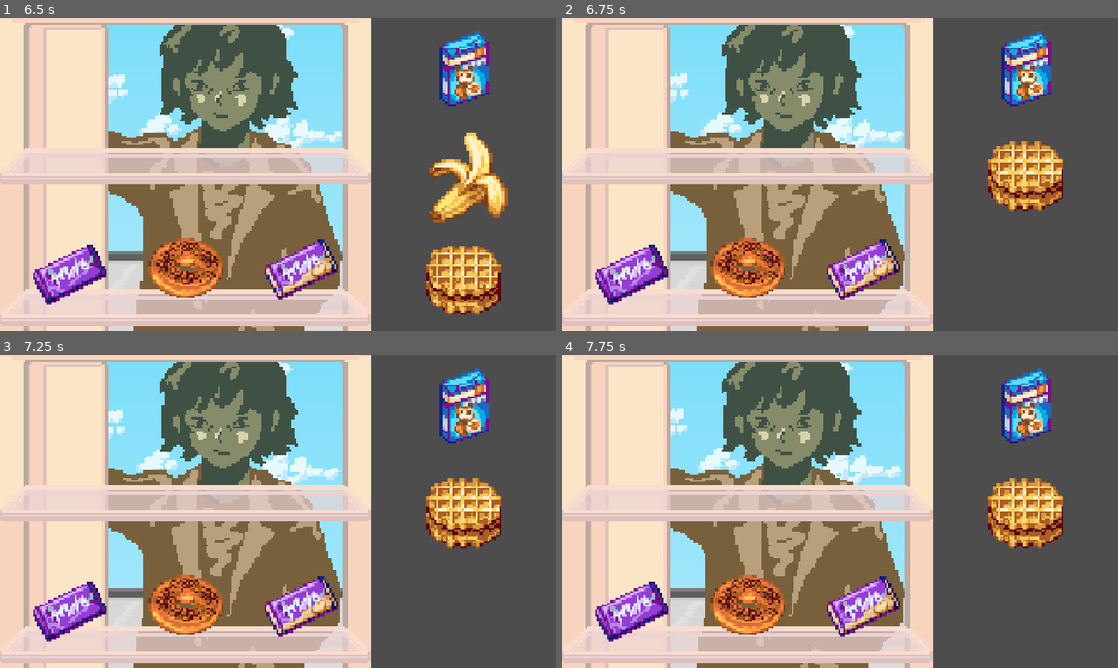
Above: before the commit, frames 1-4 (two rows, left to right).
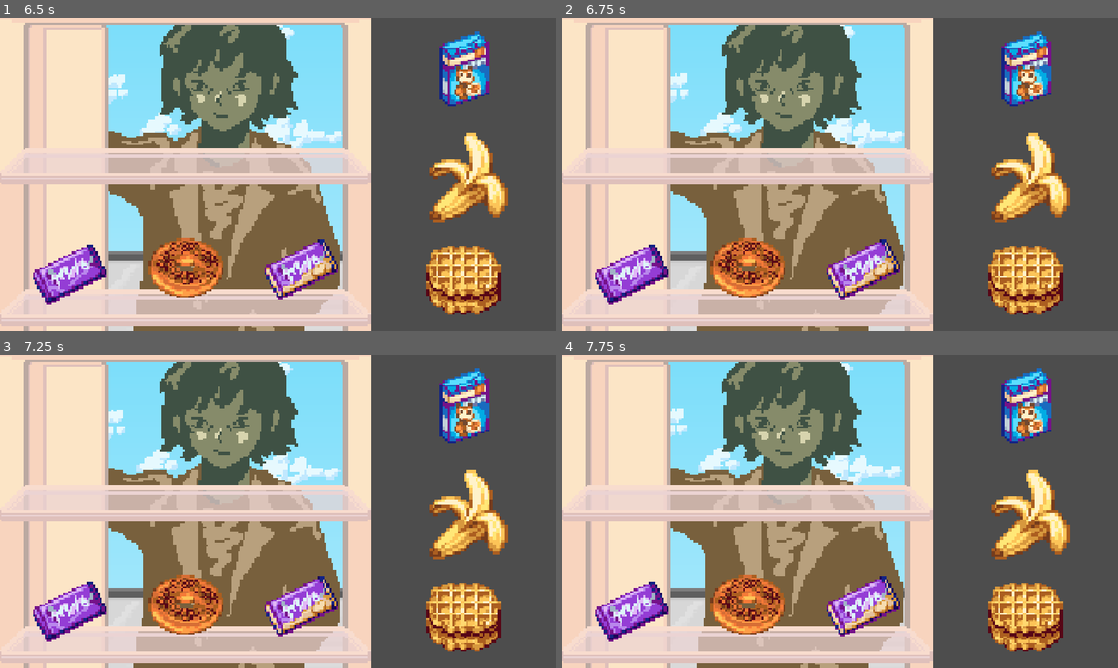
Above: after the commit, the same moments.

Repository: terebigeemu/usydjam
Game: Godot game, scene res://scenes/fridge.tscn
The game is run twice, just before and just after one commit, with the same random seed, the same clock (stepped at 60 frames per second) and the same inputs. This scene is started directly instead of the project's main scene.
Inputs (mouse positions are in pixels of both pictures, inside the frame that each line leads up to):
- Up to frame 1 (6.5 s): drag from (77, 130) to (294, 130) at 0.52 s; tap Enter at 1.25, 2.75, 5.75 s; drag from (183, 130) to (72, 271) at 1.27 s; tap Space at 2, 4.25 s; move the mouse to (294, 130) at 2.02 s; click (294, 130) at 2.17 s; drag from (72, 271) to (183, 130) at 2.77 s; drag from (183, 271) to (294, 130) at 3.52 s; drag from (294, 271) to (294, 130) at 4.27 s; move the mouse to (461, 68) at 5.02 s; click (461, 68) at 5.17 s; drag from (461, 174) to (72, 271) at 5.77 s
- Up to frame 2 (6.75 s): drag from (1023, 277) to (745, 271) at 6.52 s
- Up to frame 3 (7.25 s): no input
- Up to frame 4 (7.75 s): drag from (728, 527) to (856, 608) at 7.27 s

Frame 1 is identical in both runs. In frame 2, 5.3% of the frame differs, in the area x 76-92%, y 36-95%; in frame 3, 5.3%; in frame 4, 5.3%.
Error before the commit: Invalid access of index '3' on a base object of type: 'Array'. (res://scripts/fridge.gd:263)

Commit message:
bug patch: swap handler

Diff:
--- a/scripts/fridge.gd
+++ b/scripts/fridge.gd
@@ -24,6 +24,7 @@
 
 var enable_stash_edits = false
 var swap_in_progress = false
+var swap_cell_type = 2 # 0 = normal cell, 1 = stash cell, 2 = neither
 var swap_cell_id
 var swap_inventory_index: int = swap_inventory_index_empty
 
@@ -134,6 +135,7 @@
 		enable_stash_edits = false
 		swap_in_progress = true
 		swap_cell_id = cell_id
+		swap_cell_type = 1 # i love hardcoding variables
 		swap_inventory_index = inventory_index
 
 		# handover to _on_stash_input_event or _on_cell_input_event
@@ -197,6 +199,7 @@
 		enable_stash_edits = false
 		swap_in_progress = true
 		swap_cell_id = cell_id
+		swap_cell_type = 0 # i love hardcoding variables
 		swap_inventory_index = inventory_index
 
 		# handover to _on_stash_input_event or _on_cell_input_event
@@ -251,8 +254,9 @@
 	if dest_cell_type == 0: # player clicked on normal cell
 		dest_inventory_index -= 1
 
-		if cell_item_array[dest_inventory_index] == item_empty:
+		if cell_item_array[dest_inventory_index] == item_empty or swap_cell_type == 1:
 			return
+
 		else:
 			print("player clicked on normal cell")
 			print("dest_inventory_index = " + str(dest_inventory_index))
@@ -268,7 +272,7 @@
 
 	elif dest_cell_type == 1: # player clicked on stash cell
 
-		if stash_item_array[dest_inventory_index] == item_empty:
+		if stash_item_array[dest_inventory_index] == item_empty or swap_cell_type == 0:
 			return
 
 		else:
@@ -281,14 +285,15 @@
 			stash_item_array[dest_inventory_index] = cell_item_array[swap_inventory_index]
 			cell_item_array[swap_inventory_index] = temp
 
+			swap_cell.frame = cell_item_array[swap_inventory_index]
 			cell_selected.frame = stash_item_array[dest_inventory_index]
-			swap_cell.frame = cell_item_array[swap_inventory_index]
 
 	# reset registers
 
 	swap_cell.scale *= 0.8
 	enable_stash_edits = true
-	swap_cell_id = 0;
+	swap_cell_id = 0
+	swap_cell_type = 2
 	swap_inventory_index = swap_inventory_index_empty
 	swap_in_progress = false
 
